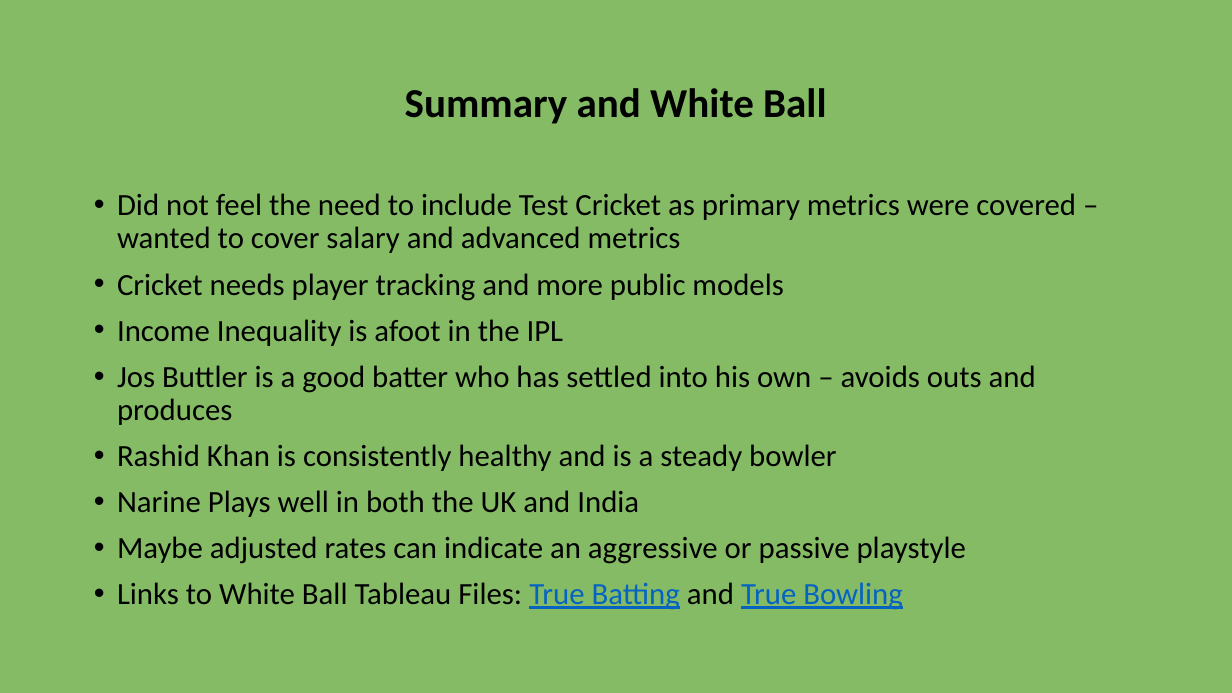
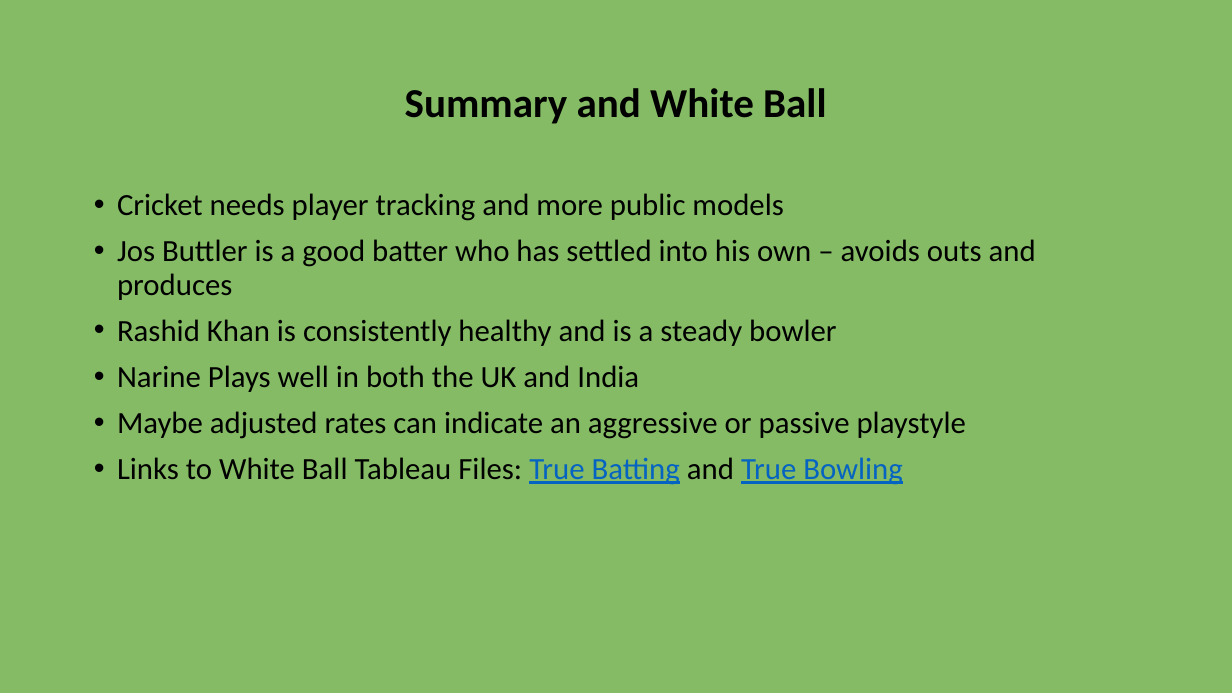
Before and after one commit to aodnoralov/Andrew-Odnoralov-Portfolio, a slide deck: slide 12 of Cricket - The Baseball of the British Colonies Andrew Odnoralov.pptx. Drawn at 1232x693 pixels with LibreOffice and Linux fonts; fonts in the diff are those of the drawing. Boxes give left, top, right and bottom in pixels: in the first picture for what was removed or moved away, otherwise in the second. Text is boxed around its words. In the diff, an @@ line names an element or a change of style, - is before the commit and + after.

```diff
--- a/Cricket - The Baseball of the British Colonies Andrew Odnoralov.pptx
+++ b/Cricket - The Baseball of the British Colonies Andrew Odnoralov.pptx
@@ text at [117, 193, 1076, 253]: paragraph removed @@
-• Did not feel the need to include Test Cricket as primary metrics were covered – wanted to cover salary and advanced metrics
@@ text at [117, 319, 564, 346]: paragraph removed @@
-• Income Inequality is afoot in the IPL
```
Also in this commit, not shown: 1 other slide changed, 1 other file.
